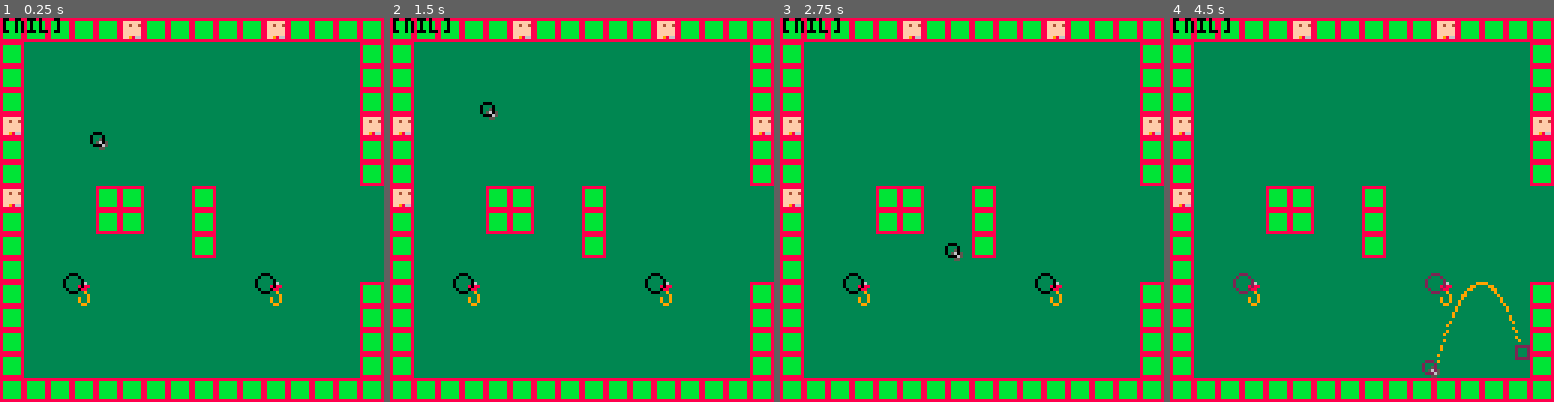
Above: before the commit, frames 1-4 (left to right).
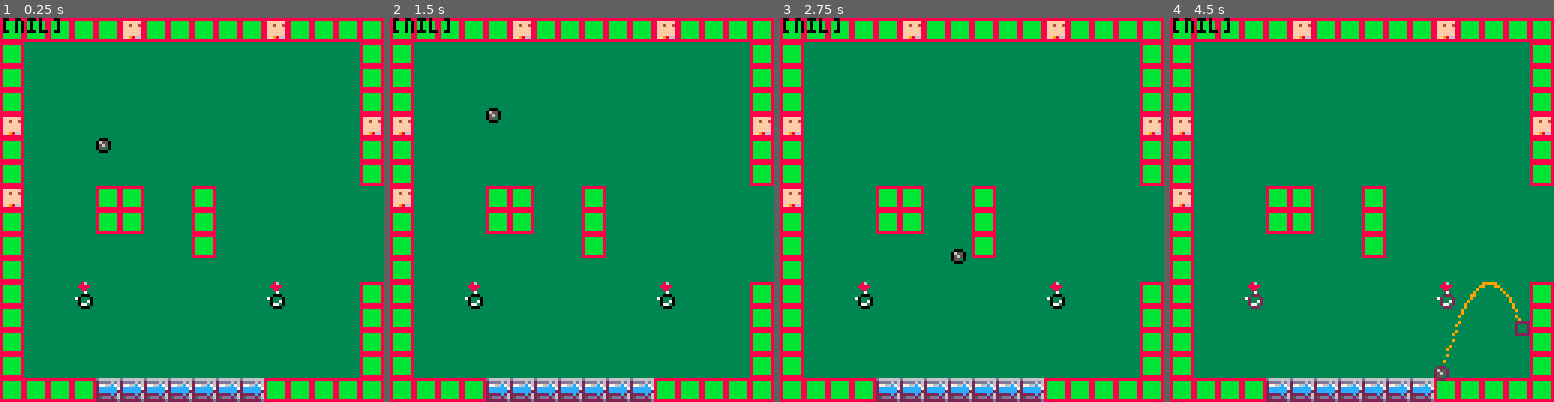
Above: after the commit, the same moments.

Repository: davidjtferguson/golf-escape
Game: PICO-8 cartridge golf_escape.p8
The game is run twice, just before and just after one commit, with the same random seed, the same clock (stepped at 60 frames per second) and the same inputs.
Inputs:
- Up to frame 1 (0.25 s): no input
- Up to frame 2 (1.5 s): tap X (X key) at 0.33, 1.07 s; tap O (Z key) at 0.7 s
- Up to frame 3 (2.75 s): hold Right 1.6-2.1 s; tap O (Z key) at 1.7, 2.1, 2.5 s; tap X (X key) at 1.85 s; hold Right from 2.47 s (still down)
- Up to frame 4 (4.5 s): tap O (Z key) every 0.4 s from 2.9 to 4.1 s; tap X (X key) at 2.97, 4.08 s; release Right at 3.03 s; hold Left 3.08-3.58 s; hold Right from 4.02 s (still down)

The runs differ from the first frame. In frame 1, 3.3% of the frame differs, in the area x 16-75%, y 29-100%; in frame 2, 3.3%; in frame 3, 3.3%; in frame 4, 4.0%, in the area x 16-94%, y 66-100%.

Commit message:
tweak circle collision positioning.

Diff:
--- a/golf_escape.p8
+++ b/golf_escape.p8
@@ -162,24 +162,24 @@
 	  moveavtoroof()
 	  av.yvel*=-1
 	 end
+
+	 if leftcol(av,av.xvel,0,0) then
+	  moveavtoleft()
+	  av.xvel*=-1
+	 end
+
+	 if rightcol(av,av.xvel,0,0) then
+	  moveavtoright()
+	  av.xvel*=-1
+	 end
 	end
-
- if leftcol(av,av.xvel,0,0) then
-  moveavtoleft()
-  av.xvel*=-1
- end
-
- if rightcol(av,av.xvel,0,0) then
-  moveavtoright()
-  av.xvel*=-1
- end
 
  --game obj update
  for h in all(hooks) do
   if circlecollision(av,h) and
      h.active==true then
    av.x=h.x+h.r
-   av.y=h.y+h.r
+   av.y=h.y+h.r+pixel
 
    av.xvel=0
    av.yvel=0
@@ -218,12 +218,12 @@
  --game objects
  for h in all(hooks) do
   spr(h.s,h.x*8,h.y*8)
-  circ(h.x*8,h.y*8,h.r*8)
+  circ((h.x+h.xcenoff)*8,(h.y+h.ycenoff)*8,h.r*8)
  end
 
  --av draw
  spr(av.s,av.x*8,av.y*8)
- circ(av.x*8,av.y*8,av.r*8)
+ circ((av.x+av.r)*8,(av.y+av.r)*8,av.r*8)
 
  linecol=9
 
@@ -353,10 +353,15 @@
 
 -- https://stackoverflow.com/questions/345838/ball-to-ball-collision-detection-and-handling
 function circlecollision(s1,s2)
+ local s1x=s1.x+(s1.xcenoff or s1.r)
+ local s1y=s1.y+(s1.ycenoff or s1.r)
+
+ local s2x=s2.x+(s2.xcenoff or s2.r)
+ local s2y=s2.y+(s2.ycenoff or s2.r)
 
  --get distance from cen to cen
- local dx=s1.x-s2.x
- local dy=s1.y-s2.y
+ local dx=s1x-s2x
+ local dy=s1y-s2y
 
  local distance=(dx*dx)+(dy*dy)
 
@@ -464,7 +469,9 @@
  h={
   x=x,
   y=y,
-  r=pixel*3,
+  xcenoff=pixel*4,
+  ycenoff=pixel*6,
+  r=pixel*2,
   s=32,
   active=true,
  }
@@ -491,11 +498,11 @@
 00086000000000000000000000000000000000000000000000000000000000000000000000000000000000000000000000000000000000000000000000000000
 00888800000000000000000000000000000000000000000000000000000000000000000000000000000000000000000000000000000000000000000000000000
 00088000000000000000000000000000000000000000000000000000000000000000000000000000000000000000000000000000000000000000000000000000
-00009000000000000000000000000000000000000000000000000000000000000000000000000000000000000000000000000000000000000000000000000000
-00000900000000000000000000000000000000000000000000000000000000000000000000000000000000000000000000000000000000000000000000000000
-00900900000000000000000000000000000000000000000000000000000000000000000000000000000000000000000000000000000000000000000000000000
-00900900000000000000000000000000000000000000000000000000000000000000000000000000000000000000000000000000000000000000000000000000
-00099000000000000000000000000000000000000000000000000000000000000000000000000000000000000000000000000000000000000000000000000000
+00007000000000000000000000000000000000000000000000000000000000000000000000000000000000000000000000000000000000000000000000000000
+00000700000000000000000000000000000000000000000000000000000000000000000000000000000000000000000000000000000000000000000000000000
+07000070000000000000000000000000000000000000000000000000000000000000000000000000000000000000000000000000000000000000000000000000
+00700700000000000000000000000000000000000000000000000000000000000000000000000000000000000000000000000000000000000000000000000000
+00077000000000000000000000000000000000000000000000000000000000000000000000000000000000000000000000000000000000000000000000000000
 
 
 
@@ -645,7 +652,7 @@
 0100000000000000000000000000000101000000000000000000000000000000000000000000000000000000000000010000000000000000000000000000000000000000000000000000000000000000000000000000000000000000000000000000000000000000000000000000000000000000000000000000000000000000
 0100000000000000000000000000000101000000000000000000000000000000000000000000000000000000000000010000000000000000000000000000000000000000000000000000000000000000000000000000000000000000000000000000000000000000000000000000000000000000000000000000000000000000
 0100000000000000000000000000000101000000000000000000000000000000000000000000000000000000000000010000000000000000000000000000000000000000000000000000000000000000000000000000000000000000000000000000000000000000000000000000000000000000000000000000000000000000
-0101010101010101010101010101010101010101010101010101010101010101010101010101010101010101010101010000000000000000000000000000000000000000000000000000000000000000000000000000000000000000000000000000000000000000000000000000000000000000000000000000000000000000
+0101010103030303030303010101010101010101010101010101010101010101010101010101010101010101010101010000000000000000000000000000000000000000000000000000000000000000000000000000000000000000000000000000000000000000000000000000000000000000000000000000000000000000
 0101010100000001000001000000000000000000000000000000000000000000000000000000000000000000000000000000000000000000000000000000000000000000000000000000000000000000000000000000000000000000000000000000000000000000000000000000000000000000000000000000000000000000
 0001000000000000000001000000000000000000000000000000000000000000000000000000000000000000000000000000000000000000000000000000000000000000000000000000000000000000000000000000000000000000000000000000000000000000000000000000000000000000000000000000000000000000
 0001000000000000000001000000000000000000000000000000000000000000000000000000000000000000000000000000000000000000000000000000000000000000000000000000000000000000000000000000000000000000000000000000000000000000000000000000000000000000000000000000000000000000
Not shown, changed: thoughts.txt
